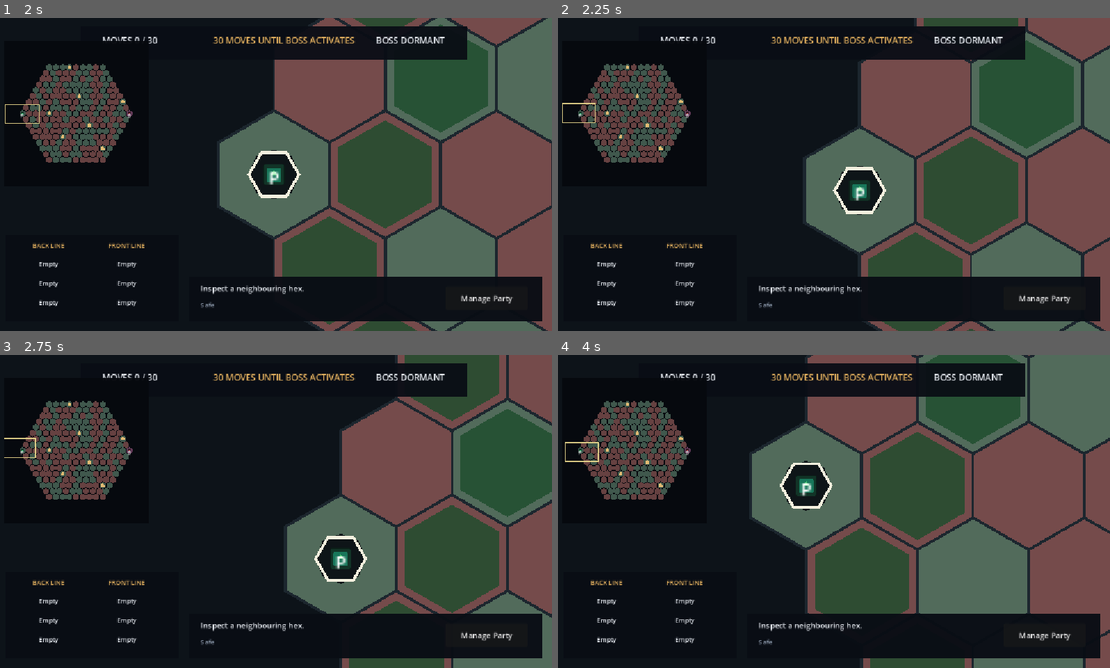
Above: before the commit, frames 1-4 (two rows, left to right).
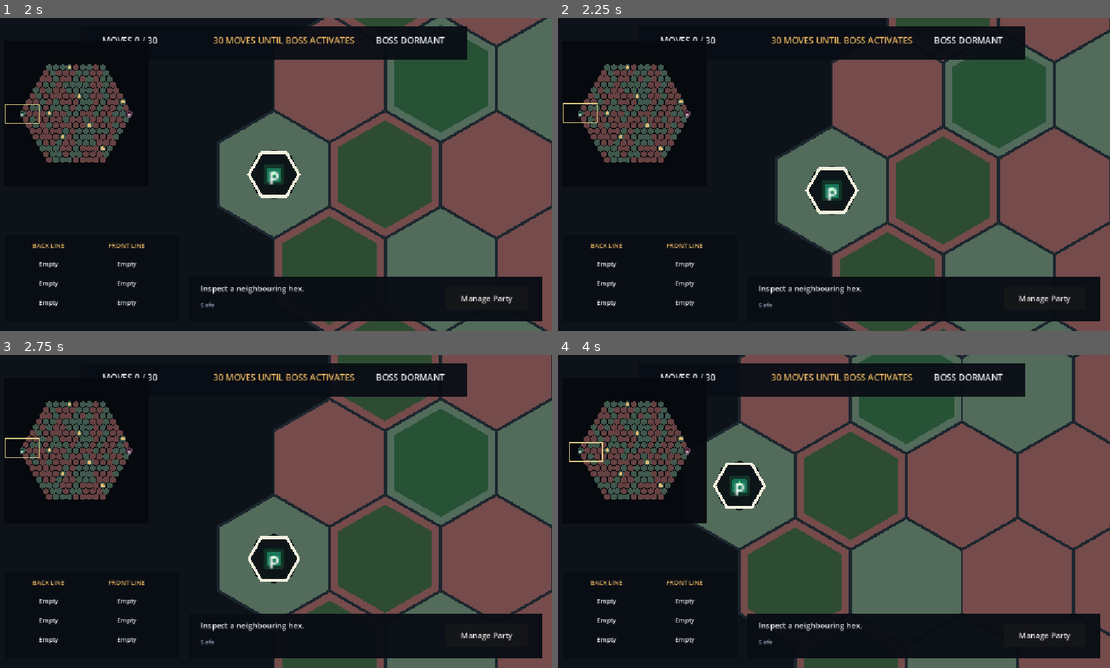
Above: after the commit, the same moments.

Repository: Poostaq/two-dimensional-experiment
Game: Godot game, scene res://Scenes/world_map_preview.tscn
The game is run twice, just before and just after one commit, with the same random seed, the same clock (stepped at 60 frames per second) and the same inputs. This scene is started directly instead of the project's main scene. The engine's default icon, where the game draws it, is replaced by a stand-in: a white triangle on a blue panel in a dark square.
Inputs (mouse positions are in pixels of both pictures, inside the frame that each line leads up to):
- Up to frame 1 (2 s): click "Manage Party" at 0.5 s; tap Enter at 1.25, 1.35 s; move the mouse to (397, 158) at 1.27 s; hold Right from 1.28 s (still down); click (397, 158) at 1.42 s; tap Space at 1.52 s
- Up to frame 2 (2.25 s): release Right at 2 s; tap Space at 2 s; drag from (718, 190) to (806, 237) at 2.02 s
- Up to frame 3 (2.75 s): no input
- Up to frame 4 (4 s): tap Enter at 2.75 s; move the mouse to (889, 442) at 2.77 s; hold Right 2.78-3.5 s; tap Backspace at 2.85 s; tap Space at 3.5 s; drag from (806, 574) to (662, 464) at 3.52 s

Frame 1 is identical in both runs. In frame 2, 19% of the frame differs, in the area x 0-100%, y 0-100%; in frame 3, 30%; in frame 4, 33%, in the area x 1-100%, y 0-100%.

Commit message:
test: verify radius-8 edge centering

Diff:
--- a/Scripts/WorldMap/world_presentation_controller.gd
+++ b/Scripts/WorldMap/world_presentation_controller.gd
@@ -177,8 +177,7 @@
 		var point := axial_to_world(coord)
 		minimum = minimum.min(point)
 		maximum = maximum.max(point)
-	var margin := Vector2(CELL_FLAT_WIDTH * 0.6, CELL_POINT_HEIGHT * 0.6)
-	return Rect2(minimum - margin, maximum - minimum + margin * 2.0)
+	return Rect2(minimum, maximum - minimum)
 
 
 func _clear_children(parent: Node) -> void:
--- a/Tests/WorldMap/test_world_presentation_scene.gd
+++ b/Tests/WorldMap/test_world_presentation_scene.gd
@@ -2,7 +2,7 @@
 extends SceneTree
 
 const SCENE_PATH := "res://Scenes/world_map_preview.tscn"
-const EXPECTED_TEST_COUNT := 22
+const EXPECTED_TEST_COUNT := 44
 
 var _failures: Array[String] = []
 var _assertions: int = 0
@@ -51,6 +51,36 @@
 	footprint_before = minimap.get_camera_footprint()
 	camera.zoom_by_steps(-1, Vector2(576.0, 324.0))
 	_expect(minimap.get_camera_footprint() != footprint_before, "minimap footprint updates live after camera zoom")
+
+	var canonical_corners: Array[Vector2i] = [
+		Vector2i(-8, 0),
+		Vector2i(-8, 8),
+		Vector2i(0, -8),
+		Vector2i(0, 8),
+		Vector2i(8, -8),
+		Vector2i(8, 0),
+	]
+	var framing_steps: Array[int] = [100, 0, -100]
+	var framing_labels: Array[int] = [3, 5, 11]
+	var plan_id_before := int(preview.call("get_plan_instance_id"))
+	var edge_footprint_before := minimap.get_camera_footprint()
+	for framing_index: int in framing_steps.size():
+		camera.set_default_zoom()
+		camera.zoom_by_steps(framing_steps[framing_index], Vector2(576.0, 324.0))
+		for corner: Vector2i in canonical_corners:
+			var target := Vector2(preview.call("axial_to_world", corner))
+			camera.center_on(target)
+			_expect(
+				camera.position.is_equal_approx(target),
+				"radius-8 corner %s centers at %d-hex framing" % [corner, framing_labels[framing_index]]
+			)
+	_expect(minimap.get_camera_footprint() != edge_footprint_before, "minimap footprint follows edge-centered camera")
+	_expect(int(preview.call("get_plan_instance_id")) == plan_id_before, "camera framing preserves logical plan identity")
+
+	camera.center_on(Vector2(99999.0, 99999.0))
+	_expect(camera.position.is_equal_approx(Vector2(640.0, 552.0)), "positive camera limit equals canonical cell-center bounds")
+	camera.center_on(Vector2(-99999.0, -99999.0))
+	_expect(camera.position.is_equal_approx(Vector2(-640.0, -552.0)), "negative camera limit equals canonical cell-center bounds")
 	_expect(
 		int(preview.call("get_plan_instance_id"))
 		== int(preview.get_node("%WorldMinimap").call("get_plan_instance_id")),
